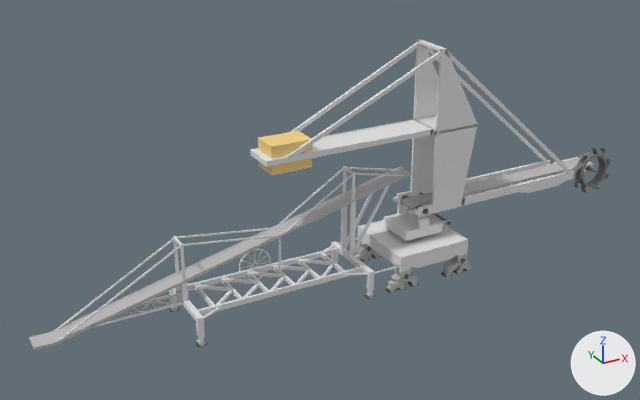
Two versions of the FBX model public/static/models/dushangang1209.fbx, one commit apart.
One viewpoint serves both versions: a 50 mm lens placed at (-7.08, -9.97, 5.96), pointed at (-1.52, 0.13, 0.91). The lights are fixed; the arrows at lower right show +X, +Y and +Z. Where no turn or scale is listed for an object, it has been applied to the vertices. Vertices at the same position are counted once.

The first picture shows 'budong', 'doulun2', 'pidai', 'zhijia', 'zhuanzhou'.
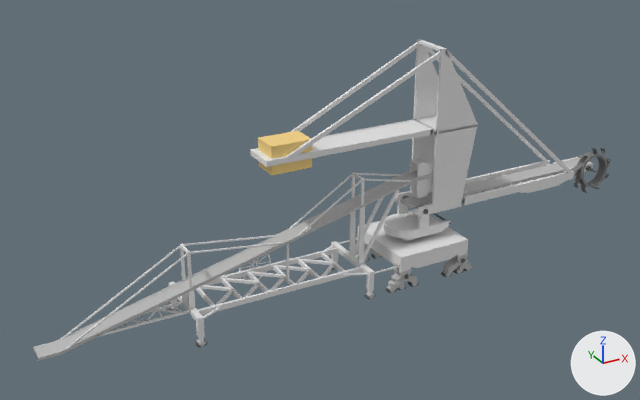
Where the newer file only moved an object's origin or applied its transform, the numbers keep the older frame.

Diff of the bpy script that builds the scene:
```diff
--- a/public/static/models/dushangang1209.fbx.py
+++ b/public/static/models/dushangang1209.fbx.py
@@ me_mesh @@
 # used by ob_budong; location = (0.0, 0.0, 0.58)
-me_mesh.from_pydata(...)  # 4320 vertices, 4708 faces; spans x -5.67..0.76, y -0.63..0.63, z -1.05..0.72
+me_mesh.from_pydata(...)  # 4354 vertices, 4736 faces; spans x -5.67..0.76, y -0.63..0.63, z -1.05..0.73
+# me_mesh part 1: the loose piece of 8 vertices spanning x -3.65..-2.24, y 0.24..0.26, z -0.01..0.2 is moved by (0.0, -0.5, 0.0)
+# me_mesh part 2: the loose piece of 8 vertices spanning x -5.34..-3.65, y 0.24..0.26, z -0.75..0.2 is moved by (0.0, -0.5, 0.0)
+# me_mesh part 3: the loose piece of 8 vertices spanning x -1.05..-0.17, y 0.24..0.26, z 0.48..0.71 is moved by (0.0, -0.5, 0.0)
+# me_mesh part 4: the loose piece of 8 vertices spanning x -2.13..-1.06, y 0.24..0.26, z 0.02..0.7 is moved by (0.0, -0.5, 0.0)
+# me_mesh part 5: the loose piece of 8 vertices spanning x -3.67..-3.63, y 0.24..0.26, z -0.36..0.21 is moved by (0.0, -0.5, 0.0)
+# me_mesh part 6: the loose piece of 8 vertices spanning x -1.07..-1.03, y 0.24..0.26, z 0.27..0.72 is moved by (0.0, -0.5, 0.0)
+# me_mesh part 7: the loose piece of 8 vertices spanning x -2.19..-2.16, y 0.11..0.14, z -0.63..0.0 is moved by (0.0, -0.25, 0.0)
+# me_mesh part 8: the loose piece of 8 vertices spanning x -1.07..-0.44, y 0.24..0.26, z -0.61..0.43 is moved by (0.0, -0.5, 0.0)
+# me_mesh part 9: the loose piece of 8 vertices spanning x -1.1..-1.01, y 0.24..0.26, z -0.62..0.29 is moved by (0.0, -0.5, 0.0)
+# me_mesh part 10: the loose piece of 8 vertices spanning x -3.69..-3.62, y 0.24..0.26, z -0.62..-0.36 is moved by (0.0, -0.5, 0.0)
+# me_mesh part 11: the loose piece of 8 vertices spanning x -4.3..-4.06, y 0.01..0.24, z -0.67..-0.65 is moved by (0.0, -0.25, 0.0)
+# me_mesh part 12: the loose piece of 8 vertices spanning x -4.56..-4.31, y 0.01..0.24, z -0.67..-0.65 is moved by (0.0, -0.25, 0.0)
+# me_mesh part 13: the loose piece of 8 vertices spanning x -4.05..-3.81, y 0.01..0.24, z -0.67..-0.65 is moved by (0.0, -0.25, 0.0)
+# me_mesh part 14: the loose piece of 8 vertices spanning x -4.93..-3.7, y 0.23..0.26, z -0.67..-0.64 is moved by (0.0, -0.5, 0.0)
+# me_mesh part 15: the loose piece of 12 vertices spanning x -5.67..-0.07, y -0.02..0.26, z -0.78..0.54 is rebuilt with 16 vertices and now spans x -5.67..0.22, y -0.27..0.02, z -0.78..0.54
+# me_mesh part 16: a new loose piece of 30 vertices spanning x -0.11..0.17, y -0.22..-0.02, z 0.17..0.73, in mat_white (white #e7e7e7)
+# me_mesh part 17: 4 vertices moved from x -3.67..-3.64, y 0.25, z 0.18..0.21 to x -3.67..-3.64, y -0.25, z 0.18..0.21
+# me_mesh part 18: 4 vertices moved from x -1.07..-1.04, y 0.25, z 0.68..0.71 to x -1.07..-1.04, y -0.25, z 0.68..0.71
 me_mesh.materials.append(mat_white)
```

Changed parts and their boxes (x1, y1, x2, y2) in the pictures (640 x 400 px; the box of a moved part takes in the faces that stretch with it):
'budong', reshaped (9% taller)
    before: (29, 166, 472, 351)
    after: (33, 158, 472, 360)
part 1 of me_mesh, moved or reshaped
    before: (177, 228, 271, 239)
    after: (190, 242, 285, 254)
part 2 of me_mesh, moved or reshaped
    before: (56, 238, 174, 330)
    after: (65, 253, 187, 349)
part 3 of me_mesh, moved or reshaped
    before: (346, 167, 395, 171)
    after: (365, 179, 411, 182)
part 4 of me_mesh, moved or reshaped
    before: (279, 168, 344, 224)
    after: (297, 179, 362, 236)
part 5 of me_mesh, moved or reshaped
    before: (173, 236, 179, 273)
    after: (187, 251, 193, 291)
part 6 of me_mesh, moved or reshaped
    before: (343, 166, 346, 194)
    after: (361, 178, 365, 208)
part 7 of me_mesh, moved or reshaped
    before: (278, 237, 281, 271)
    after: (286, 244, 289, 279)
part 8 of me_mesh, moved or reshaped
    before: (344, 193, 374, 249)
    after: (361, 190, 400, 262)
part 9 of me_mesh, moved or reshaped
    before: (341, 194, 347, 250)
    after: (358, 206, 365, 264)
part 10 of me_mesh, moved or reshaped
    before: (175, 285, 182, 292)
    after: (188, 290, 195, 309)
part 11 of me_mesh, moved or reshaped
    before: (139, 301, 151, 312)
    after: (145, 309, 157, 321)
part 12 of me_mesh, moved or reshaped
    before: (124, 311, 136, 314)
    after: (129, 320, 143, 323)
part 13 of me_mesh, moved or reshaped
    before: (152, 300, 173, 305)
    after: (158, 309, 179, 313)
part 14 of me_mesh, moved or reshaped
    before: (141, 293, 177, 305)
    after: (98, 310, 190, 337)
part 15 of me_mesh, rebuilt
    before: (29, 166, 412, 351)
    after: (33, 171, 433, 360)
part 16 of me_mesh, added
    after: (409, 158, 433, 198)
part 17 of me_mesh, moved or reshaped
    before: (174, 237, 182, 246)
    after: (181, 245, 188, 253)
part 18 of me_mesh, moved or reshaped
    before: (344, 167, 353, 174)
    after: (353, 173, 362, 180)
